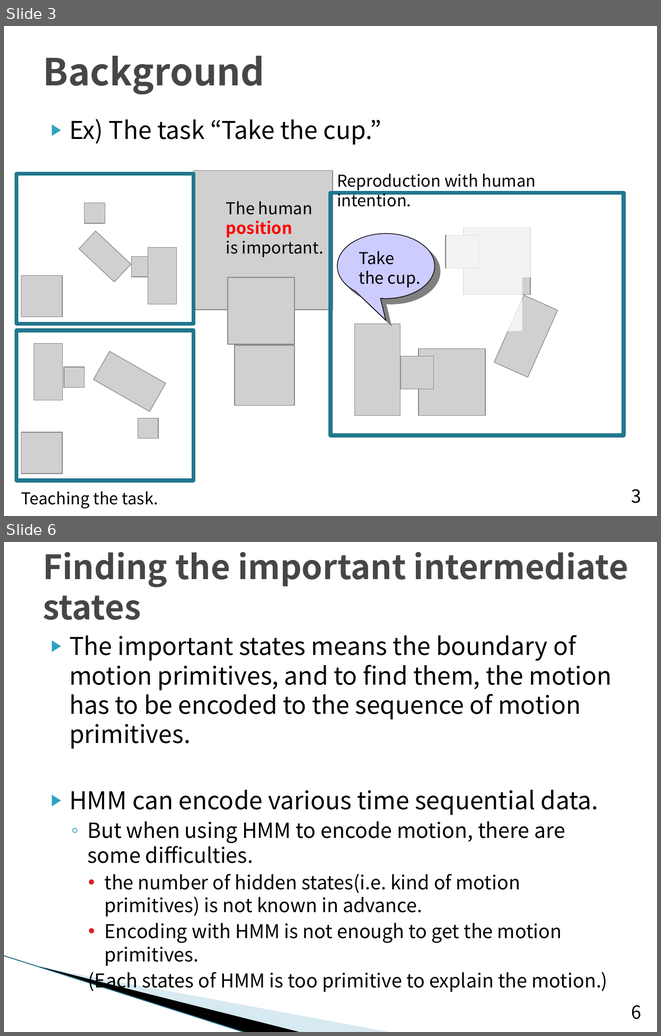
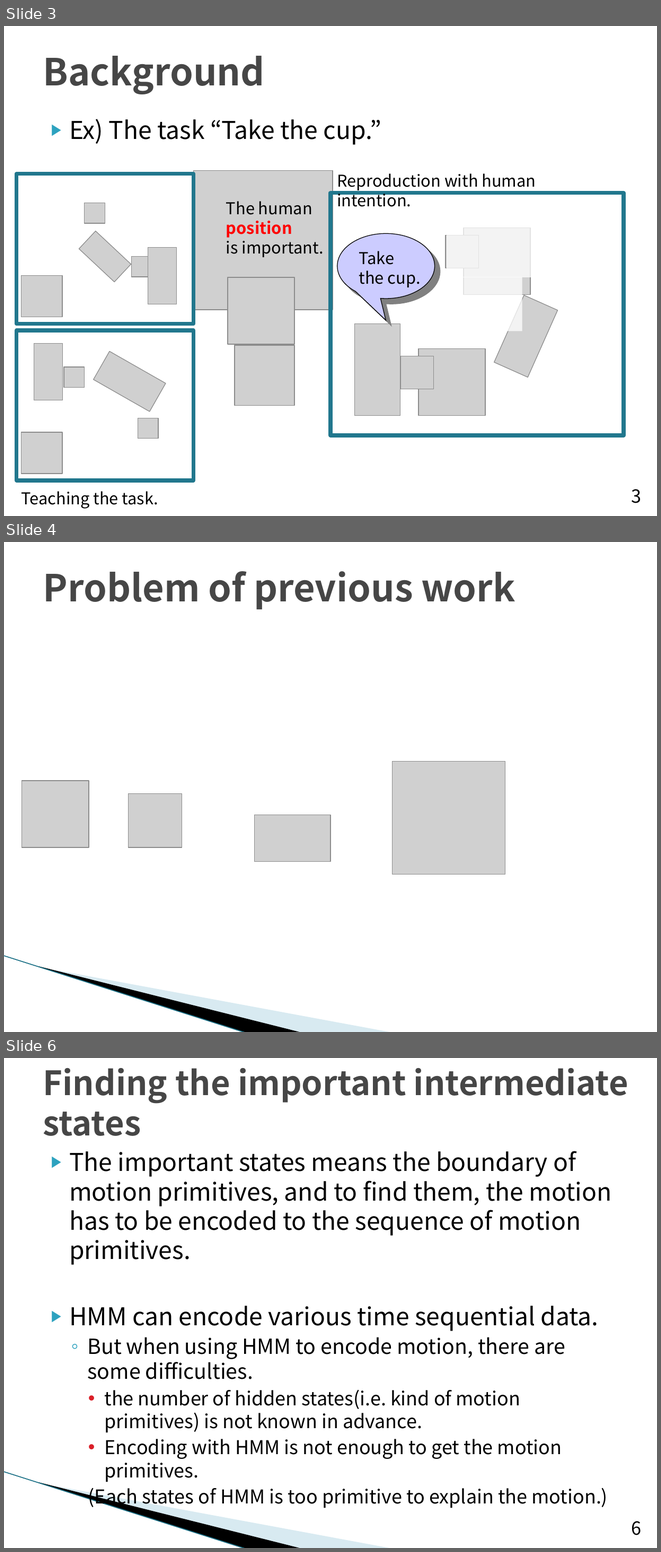
Before and after one commit to TetsuyaKomota/MyMasterStudies, a slide deck: slides/seminar_20170705_japanese.pptx. Shown one above the other, each under a label of ours: slides 3 and 6 before the commit, slides 3, 4 and 6 after it; the slides between them are not shown. The pictures are 661x1036 and 661x1552 pixels, drawn with LibreOffice and Linux fonts; fonts in the diff are those of the drawing; grey boxes stand for pictures; background and template pictures are left out. Boxes give left, top, right and bottom in pixels: in the first picture for what was removed or moved away, otherwise in the second. Text is boxed around its words. In the diff, an @@ line names an element or a change of style, - is before the commit and + after.

```diff
--- a/slides/seminar_20170705_japanese.pptx
+++ b/slides/seminar_20170705_japanese.pptx
@@ slide 4 added at (4, 542, 657, 1032), background #FFFFFF; not listed: 3 template elements that a slide beside it also shows @@
@@ title added at (43, 571, 515, 609), 41 pt, text #464646, bold @@
+Problem of previous work
@@ picture added at (392, 761, 505, 874) @@
@@ picture added at (22, 780, 89, 847) @@
@@ picture added at (128, 793, 182, 847) @@
@@ picture added at (255, 814, 330, 861) @@
```
Also in this commit, not shown: 7 slides changed, 3 other slides added, 2 slides removed.
